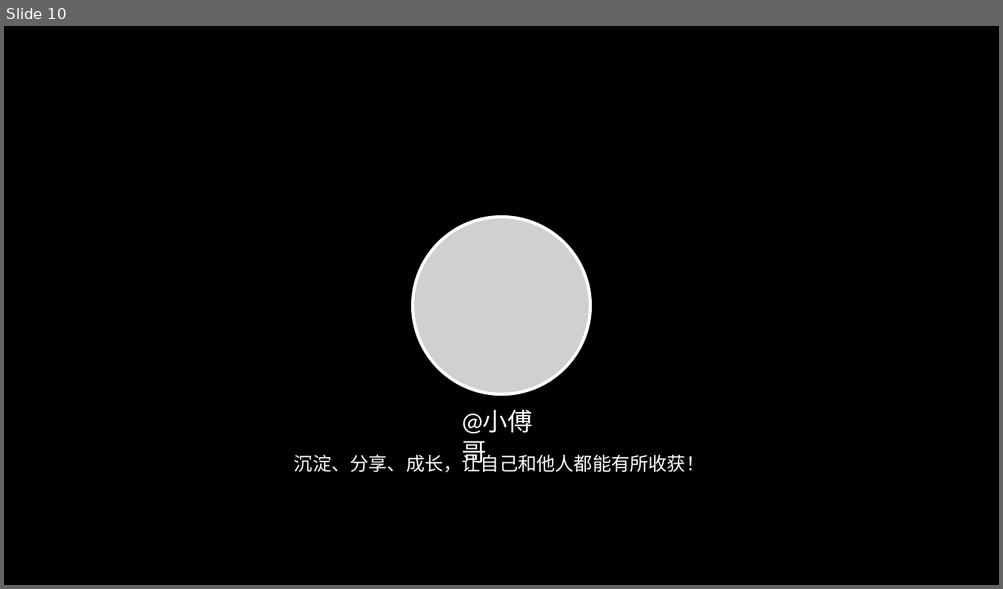
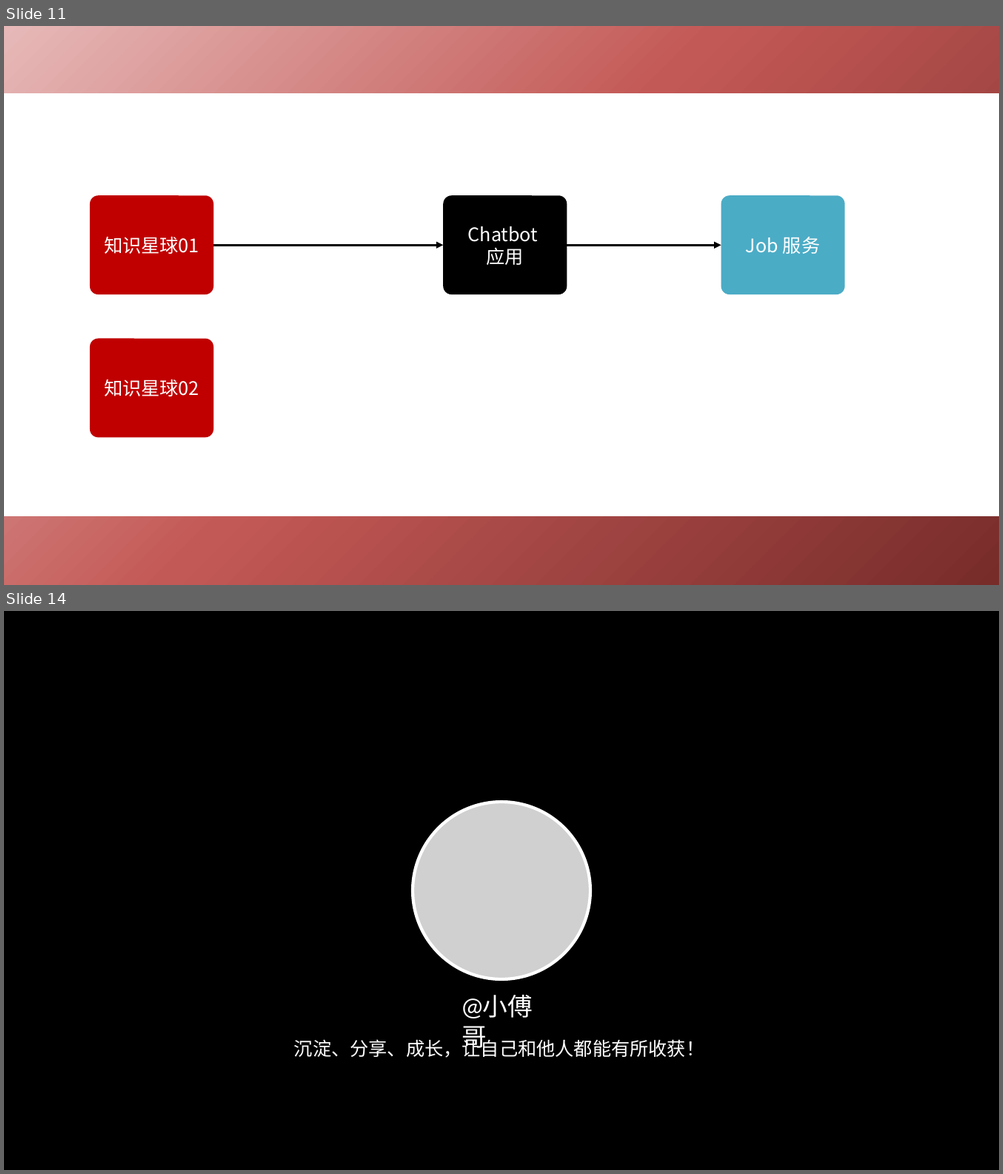
Before and after one commit to fuzhengwei/chatbot-api, a slide deck: docs/ppt/ChatGPT AI 问答助手.pptx. Shown one above the other, each under a label of ours: slide 10 before the commit, slides 11 and 14 after it; the slides between them are not shown. The pictures are 1003x589 and 1003x1174 pixels, drawn with LibreOffice and Linux fonts; fonts in the diff are those of the drawing; grey boxes stand for pictures; background and template pictures are left out. Boxes give left, top, right and bottom in pixels: in the first picture for what was removed or moved away, otherwise in the second. Text is boxed around its words. In the diff, an @@ line names an element or a change of style, - is before the commit and + after.

Commit message:
小傅哥，docs：第7节：多组任务服务配置

```diff
--- a/docs/ppt/ChatGPT AI 问答助手.pptx
+++ b/docs/ppt/ChatGPT AI 问答助手.pptx
@@ slide 11 added at (4, 26, 999, 585), background gradient #E6B9B8 to #C35956 to #772C2A; not listed: 1 template element that a slide beside it also shows @@
@@ rounded rectangle added at (4, 93, 999, 516), fill #FFFFFF @@
@@ rounded rectangle added at (90, 195, 213, 295), fill #C00000, 18 pt, text #FFFFFF @@
+知识星球01
@@ rounded rectangle added at (444, 195, 567, 295), fill #000000, 18 pt, text #FFFFFF @@
+Chatbot
+应用
@@ rounded rectangle added at (721, 195, 845, 295), fill #4BACC6, 18 pt, text #FFFFFF @@
+Job 服务
@@ arrow added from (213, 245) to (444, 245), #000000 2.25 pt @@
@@ arrow added from (566, 245) to (721, 245), #000000 2.25 pt @@
@@ rounded rectangle added at (90, 338, 213, 438), fill #C00000, 18 pt, text #FFFFFF @@
+知识星球02
@@ what was slide 10 is now slide 14 @@
```
Also in this commit, not shown: 3 other slides added, 2 other files.
